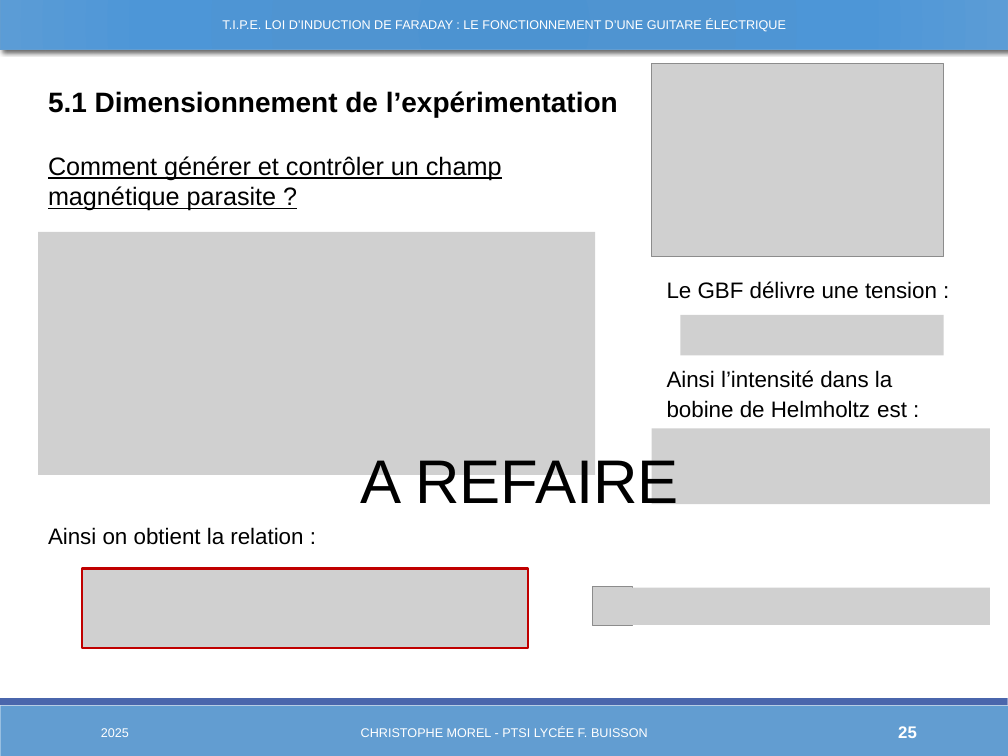
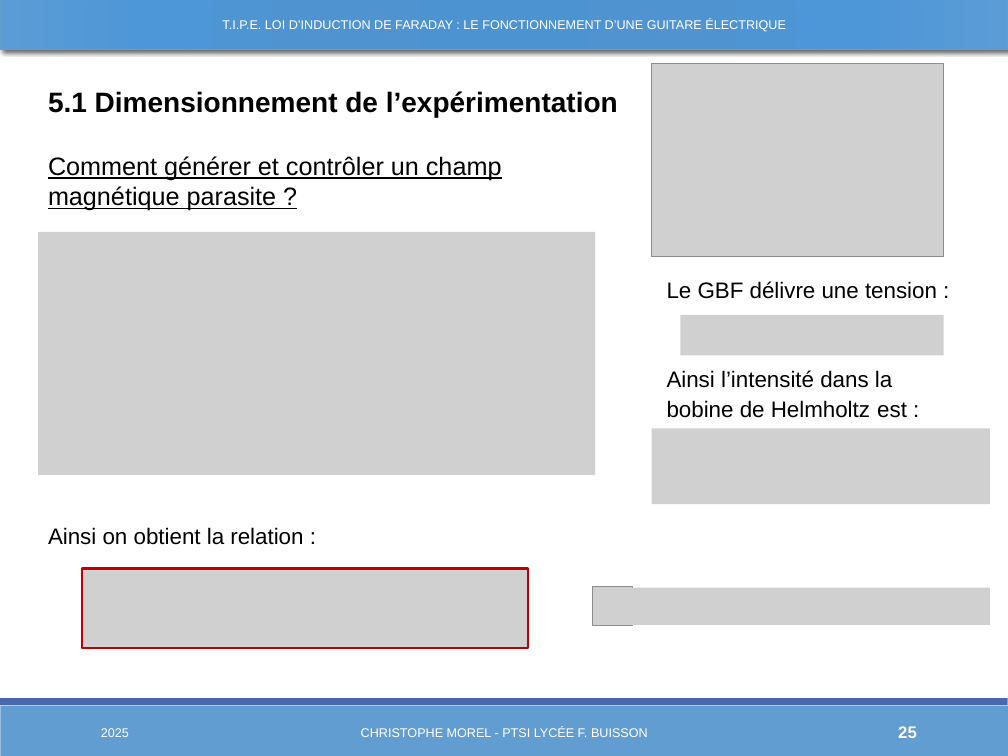
Before and after one commit to Chrismorel7/TIPE---Micro_guitare_elec, a slide deck: slide 25 of Views/Novembre.pptx. Drawn at 1008x756 pixels with LibreOffice and Linux fonts; fonts in the diff are those of the drawing; grey boxes stand for pictures. Boxes give left, top, right and bottom in pixels: in the first picture for what was removed or moved away, otherwise in the second. Text is boxed around its words. In the diff, an @@ line names an element or a change of style, - is before the commit and + after.

```diff
--- a/Views/Novembre.pptx
+++ b/Views/Novembre.pptx
@@ text removed at (x1=361, y1=453, x2=678, y2=514) @@
-A REFAIRE
```
Also in this commit, not shown: 4 other slides changed, 11 other files.
